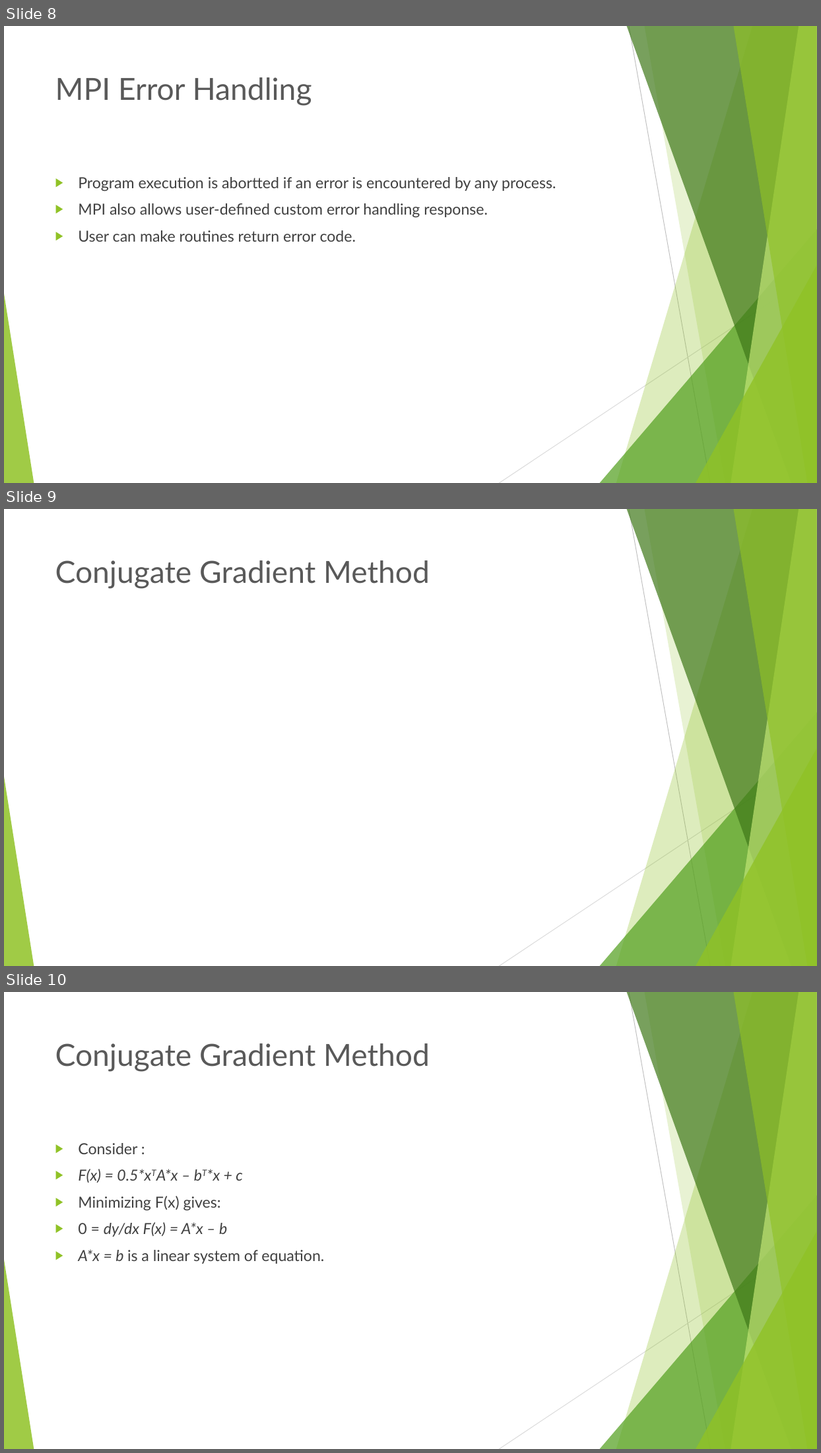
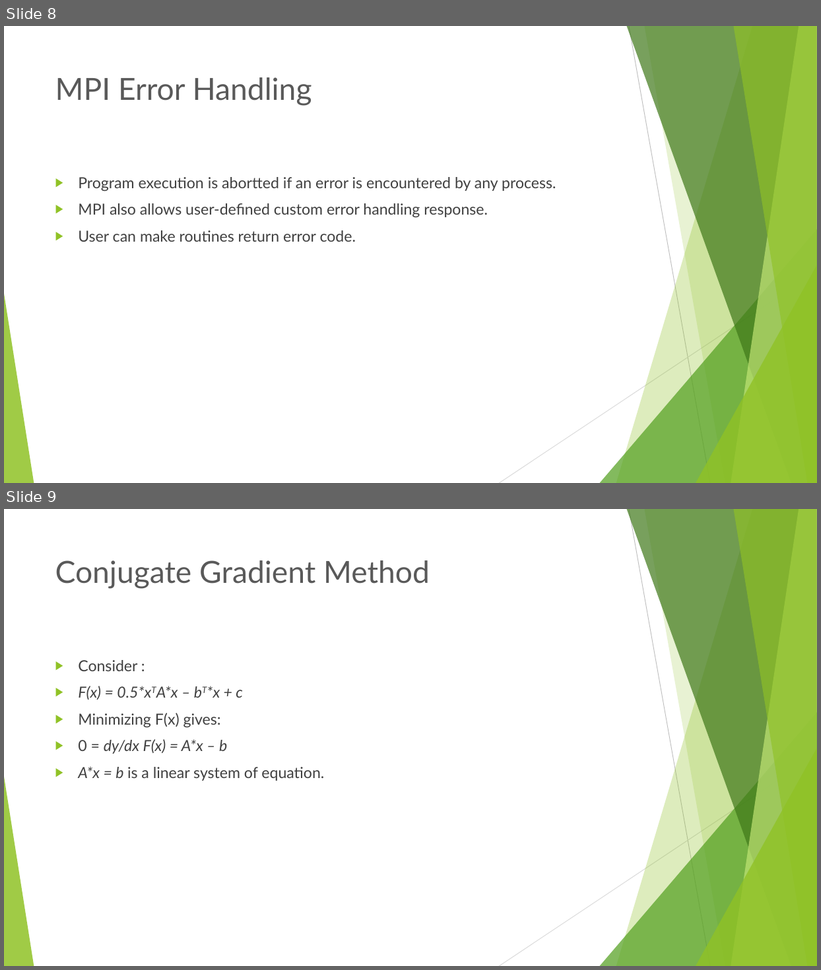
Before and after one commit to mawunyega/conjugate_gradient, a slide deck: presentattion.pptx. Shown one above the other, each under a label of ours: slides 8, 9 and 10 before the commit, slides 8 and 9 after it. The pictures are 821x1453 and 821x970 pixels, drawn with LibreOffice and Linux fonts; fonts in the diff are those of the drawing. Boxes give left, top, right and bottom in pixels: in the first picture for what was removed or moved away, otherwise in the second. Text is boxed around its words. In the diff, an @@ line names an element or a change of style, - is before the commit and + after.

```diff
--- a/presentattion.pptx
+++ b/presentattion.pptx
@@ slide 9 removed at <box>4,509,817,966</box>, background #FFFFFF; not listed: 10 template elements that a slide beside it also shows @@
@@ title removed at <box>55,560,430,589</box> @@
-Conjugate Gradient Method
@@ what was slide 10 is now slide 9 @@
```
Also in this commit, not shown: 1 slide changed, 5 slides added, 1 other slide removed, 4 other files.
